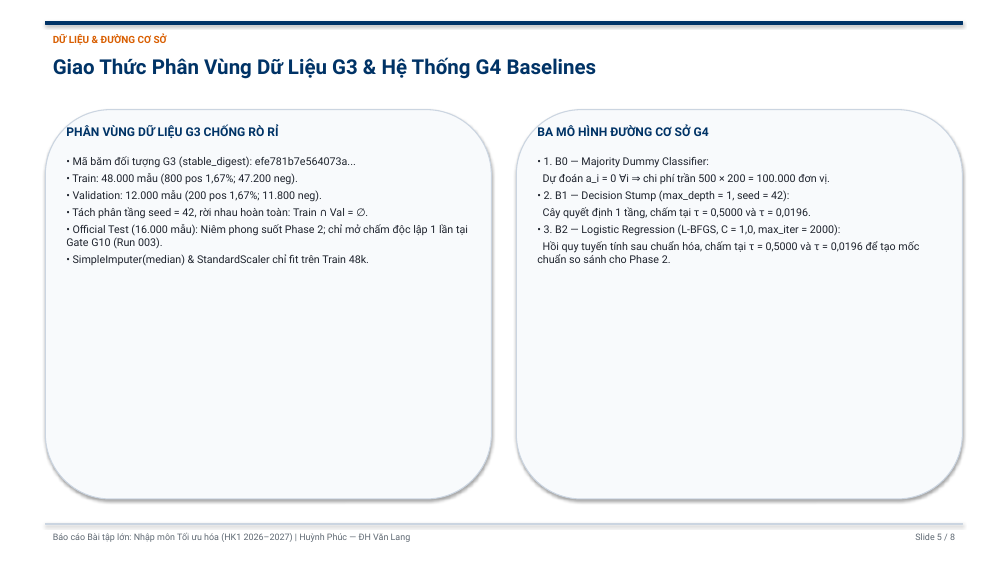
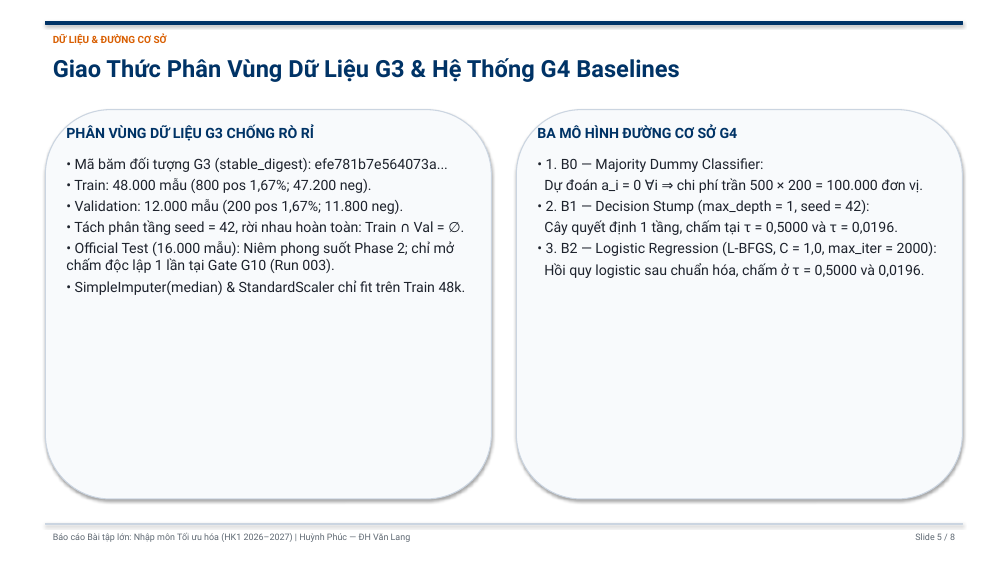
Before and after one commit to PhucHuynh16/scania-aps-cost-optimization, a slide deck: slide 5 of slides/SLIDES_THUYET_TRINH_SCANIA_APS.pptx. Drawn at 1008x567 pixels with LibreOffice and Linux fonts; fonts in the diff are those of the drawing. Boxes give left, top, right and bottom in pixels: in the first picture for what was removed or moved away, otherwise in the second. Text is boxed around its words. In the diff, an @@ line names an element or a change of style, - is before the commit and + after.

```diff
--- a/slides/SLIDES_THUYET_TRINH_SCANIA_APS.pptx
+++ b/slides/SLIDES_THUYET_TRINH_SCANIA_APS.pptx
@@ text "Giao Thức Phân Vùng Dữ ..." at [53,58,679,82]: size 19.5 to 22.5 pt @@
@@ text "PHÂN VÙNG DỮ LIỆU G3 ..." at [66,124,314,141]: size 11.5 to 13.5 pt @@
@@ text "BA MÔ HÌNH ĐƯỜNG CƠ ..." at [537,124,738,138]: size 11.5 to 13.5 pt @@
@@ text "• Mã băm đối tượng ..." at [66,157,466,295]: size 10.2 to 13.5 pt @@
@@ text at [544,158,937,256]: size 10.2 to 13.5 pt in "• 1. B0 — Majority Dummy Classifier:", "Dự đoán a_i = 0 ∀i ⇒ ...", "• 2. B1 — Decision Stump (max_depth ...", "Cây quyết định 1 tầng, chấm tại ..." and 1 more places @@
@@ text at [544,263,924,278]: text changed; size 10.2 to 13.5 pt @@
-Hồi quy tuyến tính sau chuẩn hóa, chấm tại τ = 0,5000 và τ = 0,0196 để tạo mốc chuẩn so sánh cho Phase 2.
+Hồi quy logistic sau chuẩn hóa, chấm ở τ = 0,5000 và 0,0196.
```
Also in this commit, not shown: 7 other slides changed, 58 other files.
